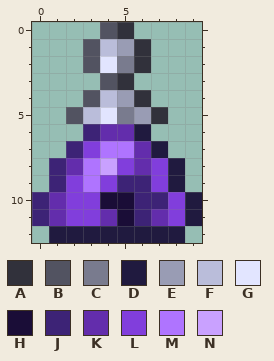
Pixel-art sprite, stored at Items/Consumables/MeleePowerPotion.png. Above: the version before the commit.
The file is 20x26 pixels, drawn in blocks of 2x2; one block is one cell here. Colours within 5 levels of each other are drawn and written as one.
Palette (. is transparent): A #31313b  B #525361  C #797b8e  D #201a3f  E #999cb4  F #babdda  G #e2e5ff  H #1a0d37  J #3d2376  K #632dac  L #813edc  M #af74ff  N #c9a1ff
Pixels before, first column x 0:
 0 ....BA....
 1 ...BFEA...
 2 ...BGCA...
 3 ....BA....
 4 ...BFEA...
 5 ..BFGCEA..
 6 ...JKKD...
 7 ..JLMMKD..
 8 .JKMNLKLD.
 9 .JLMLJJLD.
10 JKLLHHJJLD
11 JKLLKHJKLD
12 .DDDDDDDD.
And afterwards:
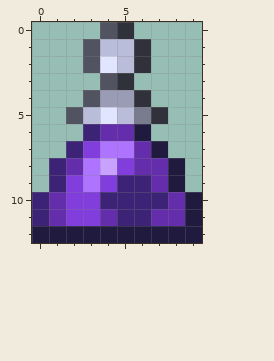
Difference:
Changed rows in their new state; - is an unchanged pixel.
first column x 0:
 1 -----F----
 2 -----F----
 4 ----E-----
 5 -----FC---
 8 -------K--
 9 -------K--
10 ----JJ--K-
11 -----J--K-
12 D--------D
Pixel boxes of the changes (left, top, right, bottom) in both pictures:
changed: (32, 39, 202, 243)
